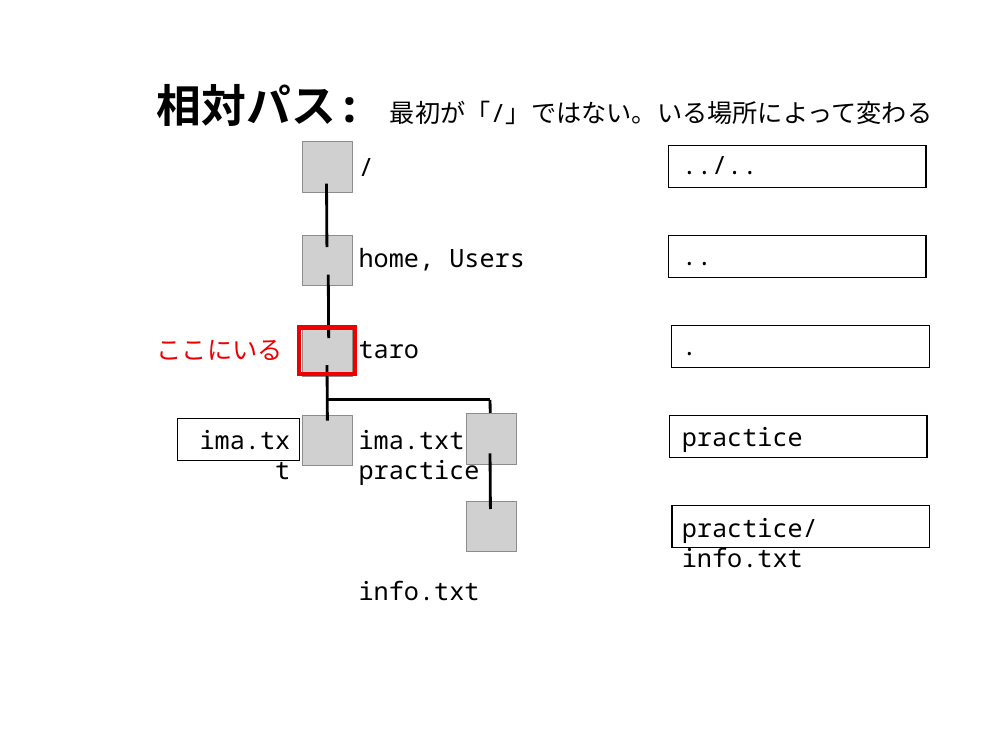
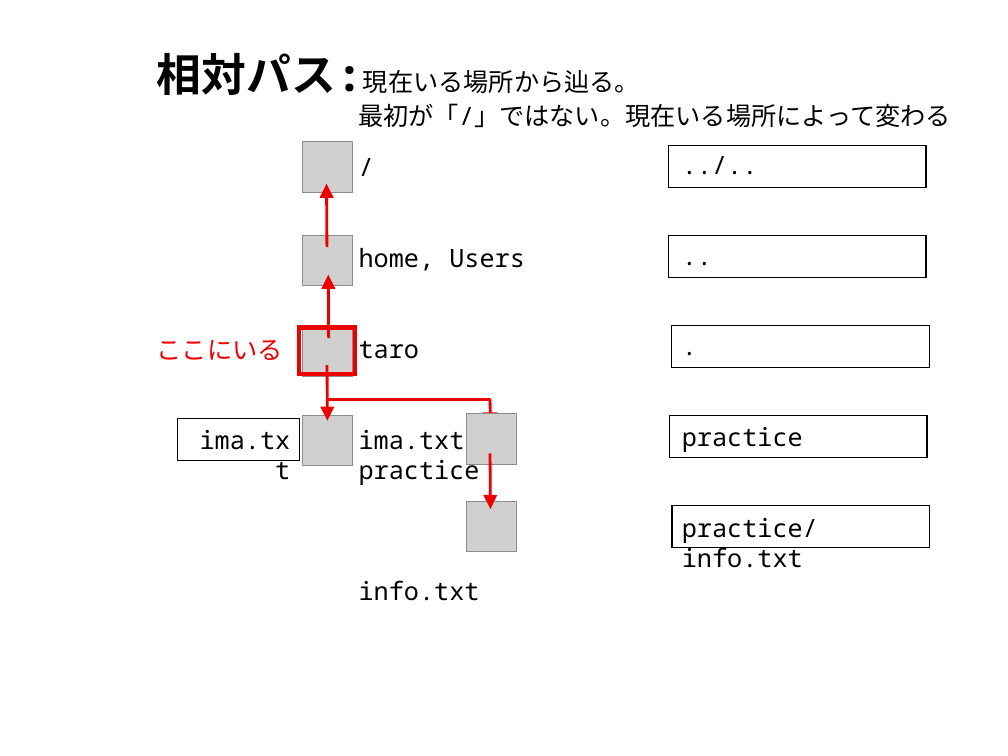
Before and after one commit to akokubo/how-to-use-unix, a slide deck: slide 5 of materials/file-folder.pptx. Drawn at 1008x756 pixels with LibreOffice and Linux fonts; fonts in the diff are those of the drawing; grey boxes stand for pictures. Boxes give left, top, right and bottom in pixels: in the first picture for what was removed or moved away, otherwise in the second. Text is boxed around its words. In the diff, an @@ line names an element or a change of style, - is before the commit and + after.

```diff
--- a/materials/file-folder.pptx
+++ b/materials/file-folder.pptx
@@ text at (157,53,951,128): text changed @@
-相対パス: 最初が「/」ではない。いる場所によって変わる
+相対パス:現在いる場所から辿る。
+最初が「/」ではない。現在いる場所によって変わる
@@ line (327, 183) - (327, 247): line to arrow; stroke #000000 2 pt to #EE0000 2 pt @@
@@ line (329, 275) - (329, 339): line to arrow; stroke #000000 2 pt to #EE0000 2 pt @@
@@ line (327, 365) - (328, 420): line to arrow; stroke #000000 2 pt to #EE0000 2 pt @@
@@ line (327, 399) - (490, 399): stroke #000000 2 pt to #EE0000 2 pt @@
@@ line (490, 398) - (491, 426): line to arrow; stroke #000000 2 pt to #EE0000 2 pt @@
@@ line (490, 454) - (491, 509): line to arrow; stroke #000000 2 pt to #EE0000 2 pt @@
```
Also in this commit, not shown: 2 other slides changed, 2 slides added, 20 other files.
